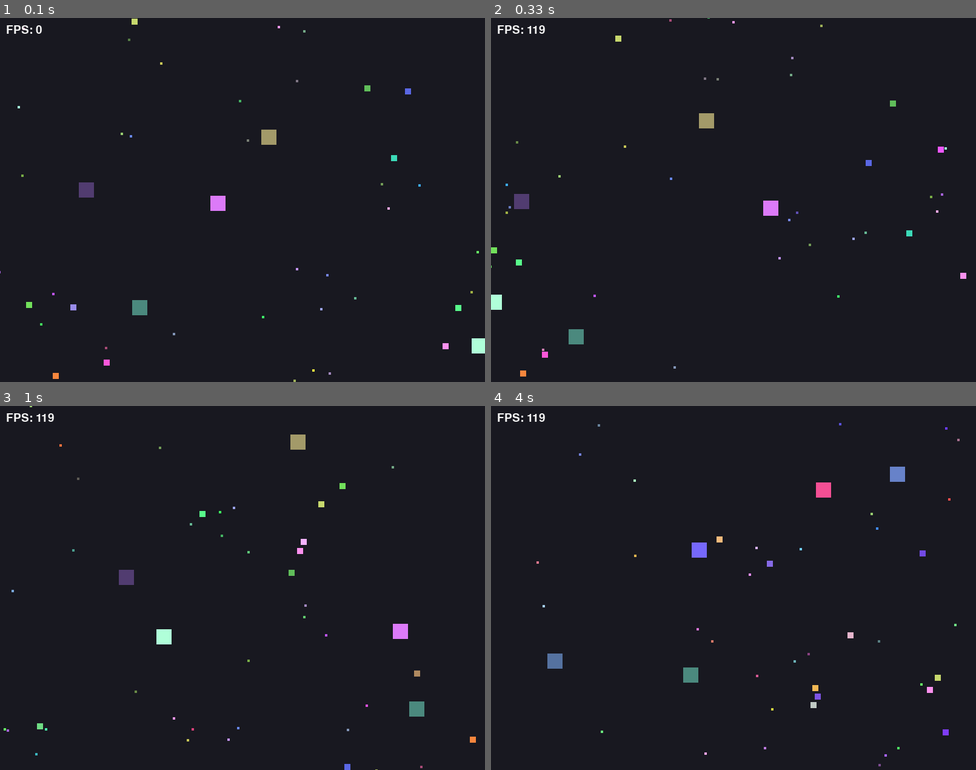
Above: before the commit, frames 1-4 (two rows, left to right).
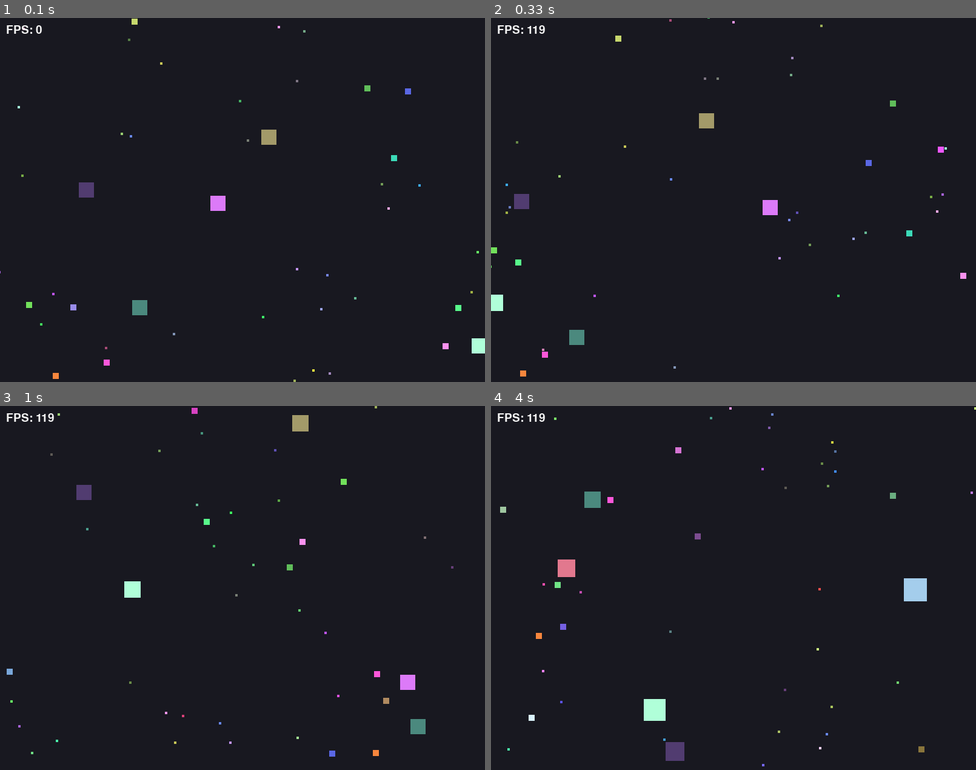
Above: after the commit, the same moments.

Repository: vtxsl/lab8-pygame
Game: pygame game, started from main.py
Same seed, same stepped clock (60 frames per second), same inputs: the game is played once before the commit and once after it.
Inputs:
- Up to frame 1 (0.1 s): no input
- Up to frame 2 (0.33 s): no input
- Up to frame 3 (1 s): no input
- Up to frame 4 (4 s): no input

Frame 1 is identical in both runs. In frame 2, less than 0.1% of the frame differs, in the area x 0-94%, y 16-90%; in frame 3, 1.9%; in frame 4, 2.4%, in the area x 1-100%, y 0-99%.

Commit message:
exam: q6 - eating++

Diff:
--- a/main.py
+++ b/main.py
@@ -113,8 +113,10 @@
 
             if check_collision(s1, s2):
                 if s1.size > s2.size:
+                    growth(s1, s2.size)
                     to_remove.add(j)
                 elif s2.size > s1.size:
+                    growth(s2, s1.size)
                     to_remove.add(i)
                 else:
                     to_remove.add(j)
@@ -127,6 +129,16 @@
             new_squares.append(s)
 
     return new_squares
+
+def growth(bigger: Square, eaten: int):
+    gr_amt = int(eaten * 0.2)
+    bigger.size += gr_amt
+
+    bigger.rect.width = bigger.size
+    bigger.rect.height = bigger.size
+
+    bigger.px = float(bigger.rect.x)
+    bigger.py = float(bigger.rect.y)
 
 
 def check_collision(self: Square, other: Square) -> bool:
